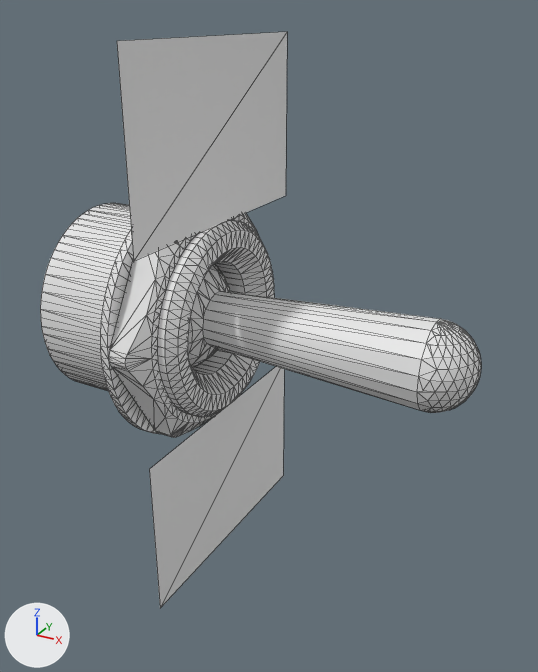
An edit to the OBJ model Models/Parts/Common/Documentation/switch/swich_panel_05.obj, drawn before and after from the same camera.
Camera for both pictures: a 50 mm lens placed at (30.6, -35.3, 17.3), pointed at (11.2, -0.2, -0.3). The lights are fixed; the arrows at lower left show +X, +Y and +Z. Mesh edges are drawn as thin lines. Where no turn or scale is listed for an object, it has been applied to the vertices. Vertices at the same position are counted once.

Objects in the first picture: 'swich_panel_05'.
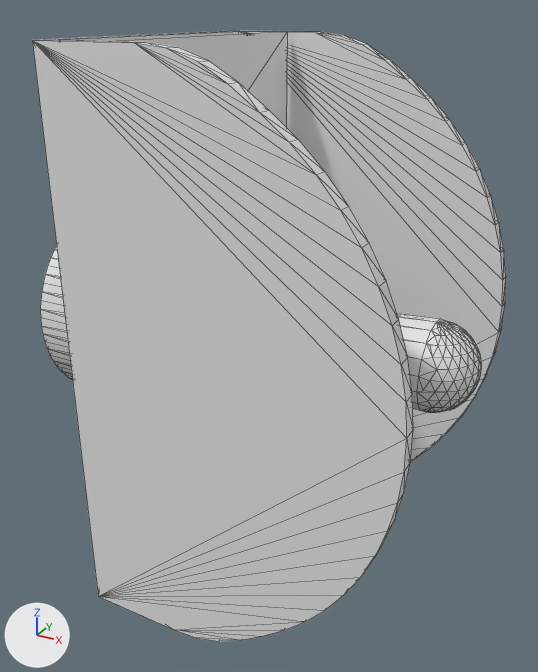
Where the change shows, as pixel boxes [x1, y1, x2, y2] in the pictures (538 x 672 px):
'swich_panel_05', reshaped (7% wider, 6% taller)
    before: [40, 32, 481, 608]
    after: [32, 30, 506, 642]
part 1 of me_swich_panel_05, added
    after: [32, 30, 506, 642]

The change in detail:
me_swich_panel_05 is used by ob_swich_panel_05; location (0.0, 0.0, 0.0).
me_swich_panel_05 had 1775 vertices, 3644 faces and spanned x -1.0..23.5, y -8.0..8.0, z -16.0..16.0.
me_swich_panel_05 now has 1903 vertices, 3900 faces and spans x -1.0..23.5, y -9.0..9.0, z -16.0..16.0.
me_swich_panel_05 part 1: a new loose piece of 128 vertices spanning x 4.0..22.7, y -9.0..9.0, z -16.0..16.0.
